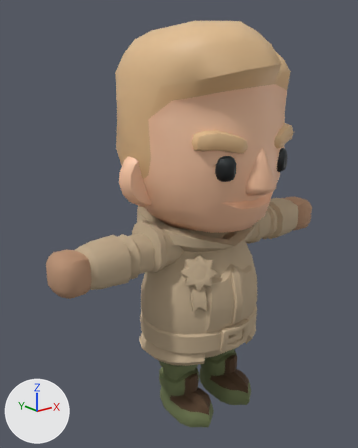
One commit to the glTF model apps/rinne/public/simulator/assets/PROTAGONIST_VILLAGER_V1.glb: the scene before it, then after it.
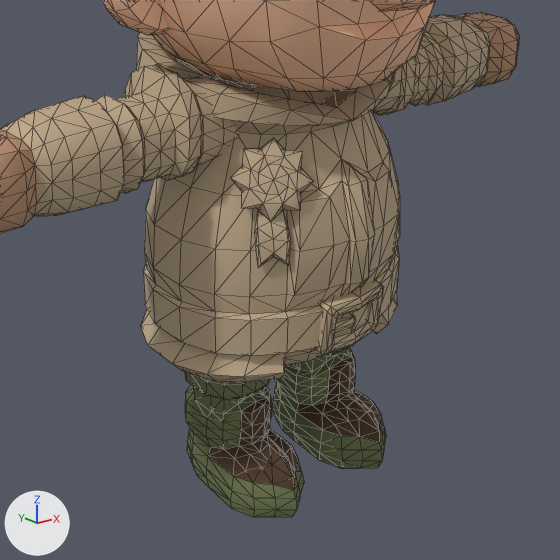
Each version is shown whole from a camera (50 mm lens) standing at (-1.505, -1.711, 1.665) and looking at (-0.087, 0.062, 0.956), then close up on the part from 21% to 92% of the width and 43% to 100% of the height. The axes (+X, +Y, +Z) are drawn at lower left. The lights are the same throughout. The last two pictures show the newer version. The close-ups show mesh edges as thin lines. Vertices at exactly the same position are counted once.

Objects in the first close-up: 'Protagonist_KnightPart_ArmLeft', 'Protagonist_KnightPart_ArmRight', 'Protagonist_KnightPart_Body', 'Protagonist_KnightPart_Head', 'Protagonist_KnightPart_LegLeft', 'Protagonist_KnightPart_LegRight'.
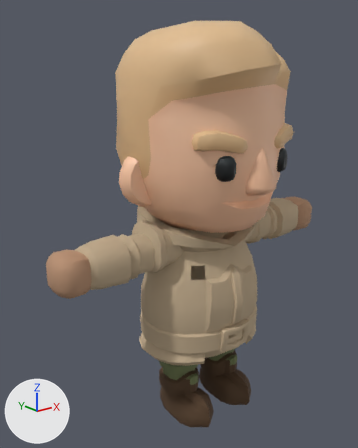
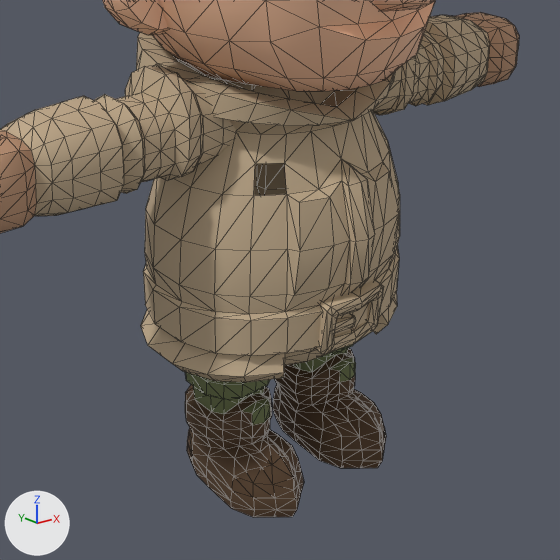
Commit message: build(characters): generate protagonist.villager.v1 DCC assets

Pixel boxes [x1, y1, x2, y2] of what changed, in the close-ups (560 x 560 px):
part 1 of me_prototypepete_body_020, deleted (beige)
    before: [231, 138, 313, 268]
part 2 of me_cube_128, recoloured (dark green to brown)
    both: [272, 348, 386, 468]
part 3 of me_cube_128, recoloured
    both: [330, 358, 356, 382]
part 4 of me_cube_127, recoloured (dark green to brown)
    both: [185, 384, 304, 517]
part 5 of me_cube_127, recoloured (brown to dark green)
    both: [242, 398, 270, 425]

The change, as a diff of the scene's bpy script:
```diff
--- a/apps/rinne/public/simulator/assets/PROTAGONIST_VILLAGER_V1.glb.py
+++ b/apps/rinne/public/simulator/assets/PROTAGONIST_VILLAGER_V1.glb.py
@@ me_prototypepete_body_020 @@
 # used by ob_protagonist_knightpart_body; location = (0.0, 0.0, 0.0)
-me_prototypepete_body_020.from_pydata(...)  # 540 vertices, 1052 faces; spans x -0.323..0.323, y -0.294..0.31, z 0.303..1.039
+me_prototypepete_body_020.from_pydata(...)  # 489 vertices, 948 faces; spans x -0.323..0.323, y -0.294..0.31, z 0.303..1.039
+# me_prototypepete_body_020 part 1
+# 51 vertices are removed from x -0.238..-0.1, y -0.233..-0.132, z 0.626..0.883
+# 104 faces are deleted
 me_prototypepete_body_020.materials.append(mat_protagonist_linen)
@@ me_cube_128 @@
 me_cube_128.from_pydata(...)  # 240 vertices, 476 faces; spans x 0.039..0.232, y -0.241..0.106, z 0.0..0.425
 # used by ob_protagonist_knightpart_legleft; location = (0.0, 0.0, 0.0)
+# me_cube_128 part 2: 220 faces spanning x 0.039..0.232, y -0.241..0.106, z 0.0..0.234 switch from mat_protagonist_olive (dark green #6c764d) to mat_protagonist_leather (brown #523c27)
+# me_cube_128 part 3: 8 faces spanning x 0.096..0.175, y -0.126..-0.094, z 0.188..0.234 switch from mat_protagonist_leather (brown #523c27) to mat_protagonist_olive (dark green #6c764d)
@@ me_cube_127 @@
 me_cube_127.from_pydata(...)  # 240 vertices, 476 faces; spans x -0.232..-0.039, y -0.241..0.106, z 0.0..0.425
 # used by ob_protagonist_knightpart_legright; location = (0.0, 0.0, 0.0)
+# me_cube_127 part 4: 220 faces spanning x -0.232..-0.039, y -0.241..0.106, z 0.0..0.234 switch from mat_protagonist_olive (dark green #6c764d) to mat_protagonist_leather (brown #523c27)
+# me_cube_127 part 5: 8 faces spanning x -0.175..-0.096, y -0.126..-0.094, z 0.188..0.234 switch from mat_protagonist_leather (brown #523c27) to mat_protagonist_olive (dark green #6c764d)
```
